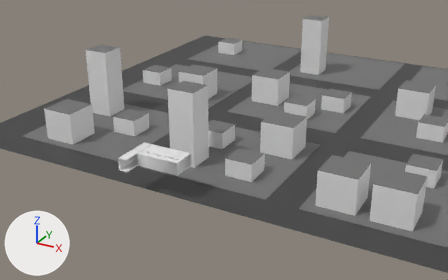
The FBX model models/apartment.fbx: old version first, new version second.
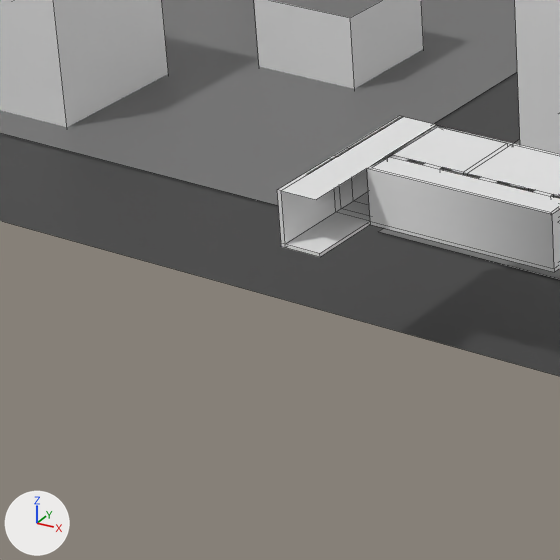
There are two pictures of each version: one from a 50 mm lens placed at (147.1, -211.4, 124.2), pointed at (26.8, 7.2, 14.9), one close up on the part from 13% to 40% of the width and 42% to 85% of the height. Lighting does not change. The marker at lower left points along +X, +Y and +Z. The close-ups show mesh edges as thin lines. Where no turn or scale is listed for an object, it has been applied to the vertices. Vertices at the same position are counted once.

Names of what the first close-up shows: 'Apartment', 'CityBlocks', 'Cube.005', 'Cube.012', 'Cube.019', 'Roof', 'Street'.
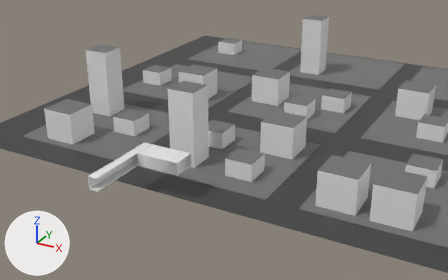
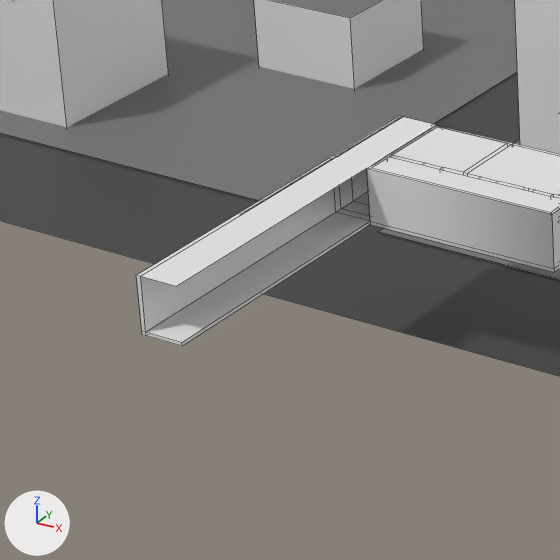
Commit message: Fixed apartment

What changed in the scene script:
```text
Change me_plane:
    used by ob_apartment; location = (0.0, 0.0, 0.0)
    remove me_plane.from_pydata(...)  # 224 vertices, 190 faces; spans x -15.0..10.9, y -14.7..5.1, z -1.0..5.7
    add me_plane.from_pydata(...)  # 224 vertices, 190 faces; spans x -15.0..10.9, y -35.1..5.1, z -1.0..5.7
    me_plane part 1
    9 vertices are removed from x -15.0..-10.4, y -14.7, z -0.4..5.7
    23 faces are deleted
    9 new vertices lie (0.0, -28.5, 0.0) away from vertices in x -15.0..-10.4, y -6.6, z -0.4..5.7
    13 new faces join them, mat_wallpaper (its picture is missing)
    7 new faces join them, mat_protectors (white #e7e7e7)
    3 new faces join them, mat_flesh (its picture is missing)
```

Pixel boxes (x1, y1, x2, y2) of what changed, in the close-ups (560 x 560 px; the box of a moved part takes in the faces that stretch with it):
'Apartment', reshaped: before (277, 116, 560, 272); after (136, 116, 560, 346)
part 1 of me_plane, moved or reshaped: before (277, 142, 553, 257); after (136, 142, 553, 346)
